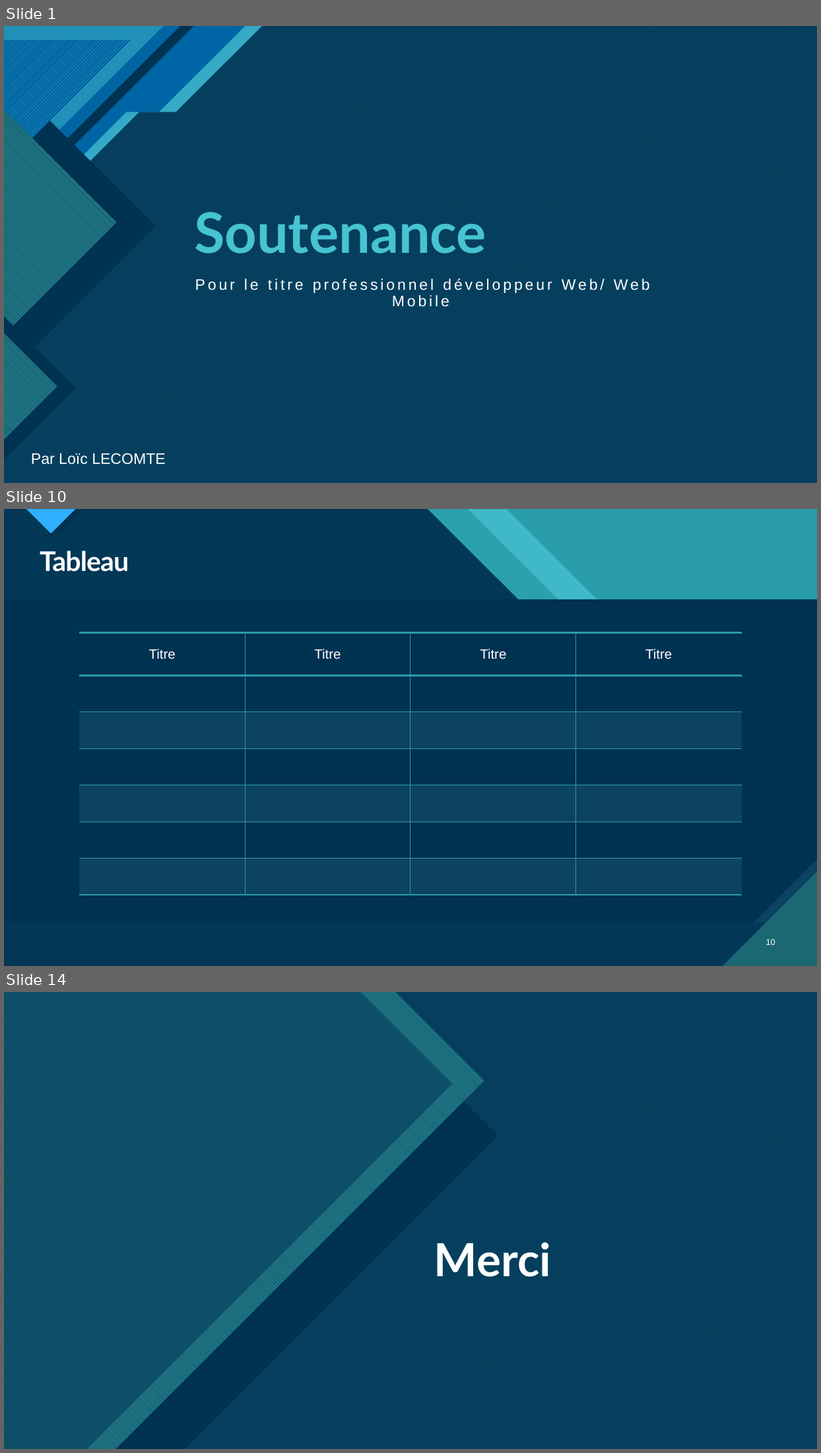
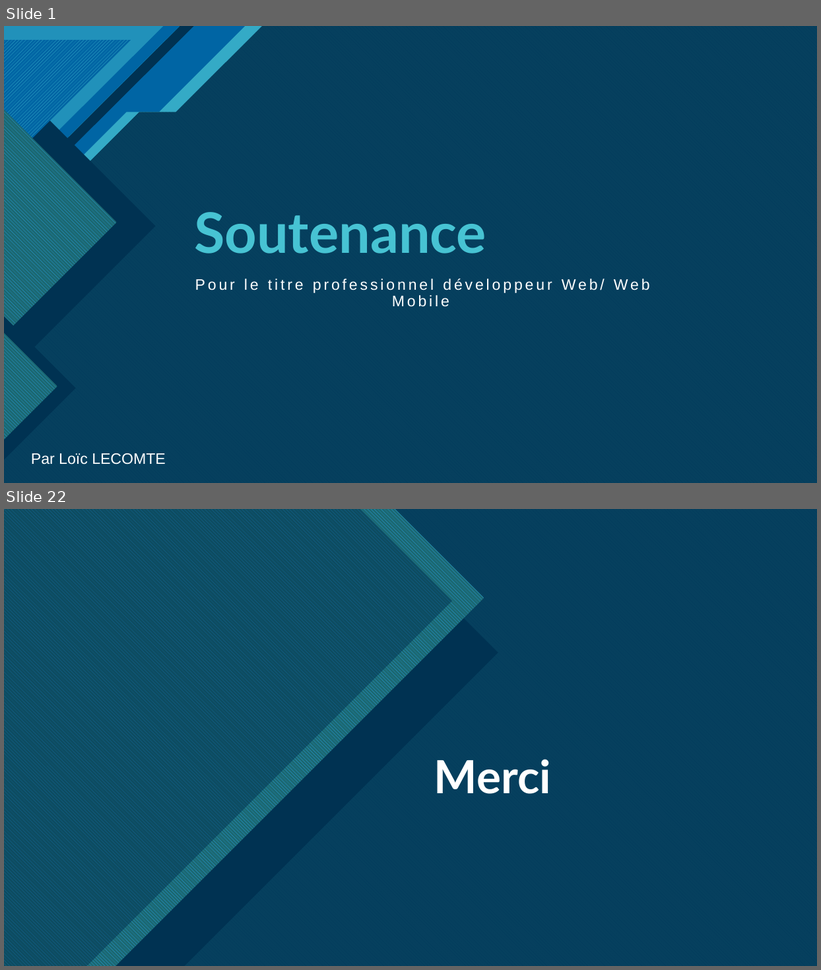
Before and after one commit to MisterSCO/dossier_projet, a slide deck: ressources/Soutenance.pptx. Shown one above the other, each under a label of ours: slides 1, 10 and 14 before the commit, slides 1 and 22 after it; the slides between them are not shown. The pictures are 821x1453 and 821x970 pixels, drawn with LibreOffice and Linux fonts; fonts in the diff are those of the drawing. Boxes give left, top, right and bottom in pixels: in the first picture for what was removed or moved away, otherwise in the second. Text is boxed around its words. In the diff, an @@ line names an element or a change of style, - is before the commit and + after.

```diff
--- a/ressources/Soutenance.pptx
+++ b/ressources/Soutenance.pptx
@@ slide 10 removed at bbox=[4, 509, 817, 966], background #47C3D3; not listed: 13 template elements that a slide beside it also shows @@
@@ rectangle removed at bbox=[4, 509, 817, 966] @@
@@ rectangle removed at bbox=[4, 509, 817, 966] @@
@@ freeform shape removed at bbox=[4, 509, 817, 966] @@
@@ freeform shape removed at bbox=[4, 509, 817, 966] @@
@@ freeform shape removed at bbox=[4, 509, 817, 966] @@
@@ title removed at bbox=[40, 551, 129, 572] @@
-Tableau
@@ table removed at bbox=[80, 633, 743, 895], 7 rows, 4 columns @@
-Titre | Titre | Titre | Titre
- |  |  | 
- |  |  | 
- |  |  | 
- |  |  | 
- |  |  | 
- |  |  | 
@@ page number removed at bbox=[766, 939, 776, 945] @@
-10
@@ what was slide 14 is now slide 22 @@
```
Also in this commit, not shown: 2 slides changed, 18 slides added, 10 other slides removed, 44 other files.
